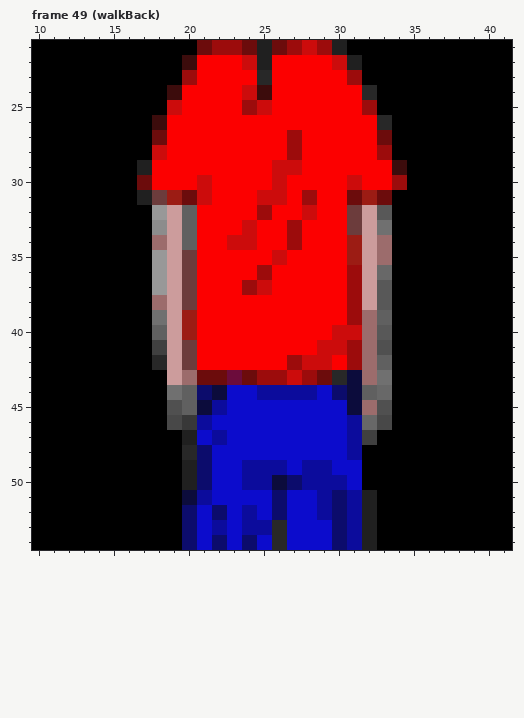
A pixel-art file gets an edit: dev/assets/gfx/layers/animations/player-loRes.aseprite. Above, as it was before the edit.
52x70 pixels, 54 frames. Colours within 5 levels of each other are drawn and written as one. Shown: frame 49 (walkBack): x 10..41, y 21..54. The commit also changed other frames or places, which this record leaves out.
After the commit:
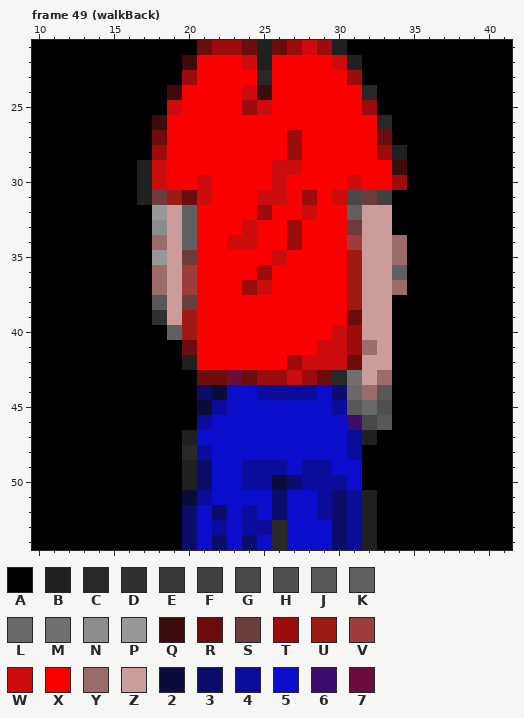
Palette (. is transparent): A #000000  B #202020  C #282828  D #303030  E #383838  F #404040  G #484848  H #505050  J #585858  K #606060  L #686868  M #707070  N #8c8c8c  P #989898  Q #3c0c0c  R #6c0c0c  S #6c3c3c  T #9c0c0c  U #9c1c14  V #9c3c3c  W #cc0c0c  X #fc0000  Y #9c6c6c  Z #cc9c9c  2 #0c0c3c  3 #0c0c6c  4 #0c0c9c  5 #0c0ccc  6 #3c0c6c  7 #6c0c3c
Author's note on the commit: improveed walk back animation
Diff:
Frame 49 (walkBack):
y 28: x 18 W -> T; x 34 A -> B
y 29: x 18 X -> W
y 30: x 17..18 RX -> BW
y 31: x 30..33 XRUR -> WGSF
y 32: x 31 S -> K; x 33 J -> Z
y 33: x 33 M -> Z
y 34: x 31 U -> V; x 33..34 YA -> ZY
y 35: x 33..34 YA -> ZY
y 36: x 18 P -> Y; x 20 S -> V; x 31 T -> U; x 33..34 LA -> ZK
y 37: x 18 P -> Y; x 20 S -> V; x 31 T -> U; x 33..34 JA -> ZY
y 38: x 18 Y -> J; x 31 T -> U; x 33 J -> Z
y 39: x 18 M -> D; x 31..33 TYK -> RZZ
y 40: x 18..19 KZ -> AK; x 31..33 WYJ -> TZZ
y 41: x 18..20 FZS -> AAR; x 33 H -> Z
y 42: x 18..20 CZS -> AAB; x 30..33 XTYK -> WRZZ
y 43: x 19..20 ZY -> AA; x 31..33 2YM -> MZY
y 44: x 19..20 MK -> AA; x 31..33 2KL -> LYJ
y 45: x 19..20 HK -> AA; x 30..32 52Y -> 4JL
y 46: x 19..20 GE -> AA; x 31..33 4LG -> 6GJ
y 47: x 22 4 -> 5; x 32 F -> B
y 48: x 21 3 -> 4
Boxes around the changes in both pictures, in picture pixels (x1, y1, x2, y2):
changed: (137, 145, 167, 190)
changed: (332, 145, 407, 445)
changed: (152, 265, 227, 460)
